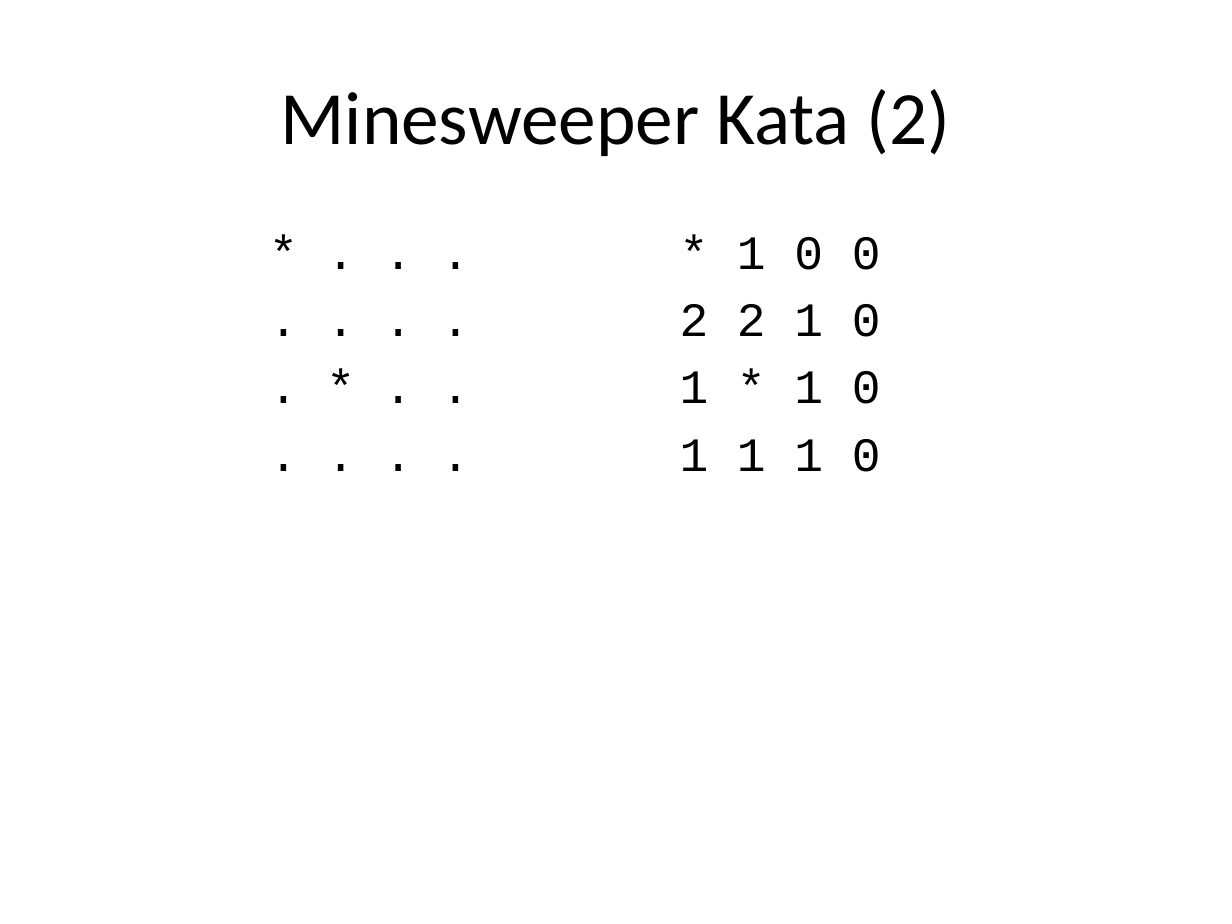
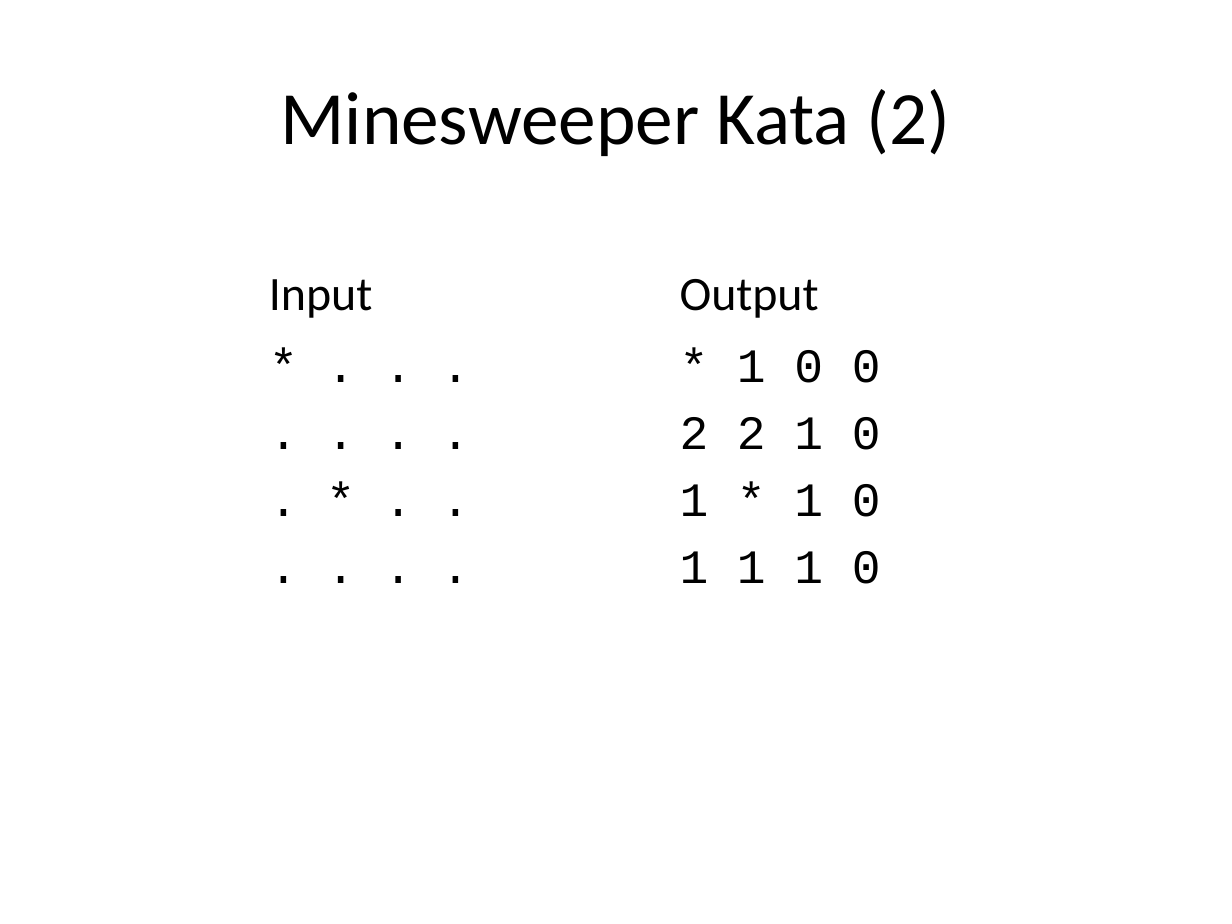
Before and after one commit to LosAlamosCodingDojo/minesweeper-kata, a slide deck: slide 4 of dojo3.pptx. Drawn at 1232x924 pixels with LibreOffice and Linux fonts; fonts in the diff are those of the drawing. Boxes give left, top, right and bottom in pixels: in the first picture for what was removed or moved away, otherwise in the second. Text is boxed around its words. In the diff, an @@ line names an element or a change of style, - is before the commit and + after.

Commit message:
more work on slides

```diff
--- a/dojo3.pptx
+++ b/dojo3.pptx
@@ text added at box(269, 279, 372, 318), 28 pt, text #000000 @@
+Input
@@ text added at box(680, 279, 819, 318), 28 pt, text #000000 @@
+Output
@@ text "* . . ." rewrapped from box(256, 216, 605, 825) to box(256, 329, 605, 678) @@
@@ text "* 1 0 0": place and size @@
-text "* 1 0 0" at box(680, 237, 881, 472)
+text "* 1 0 0" at box(680, 350, 881, 584)
```
